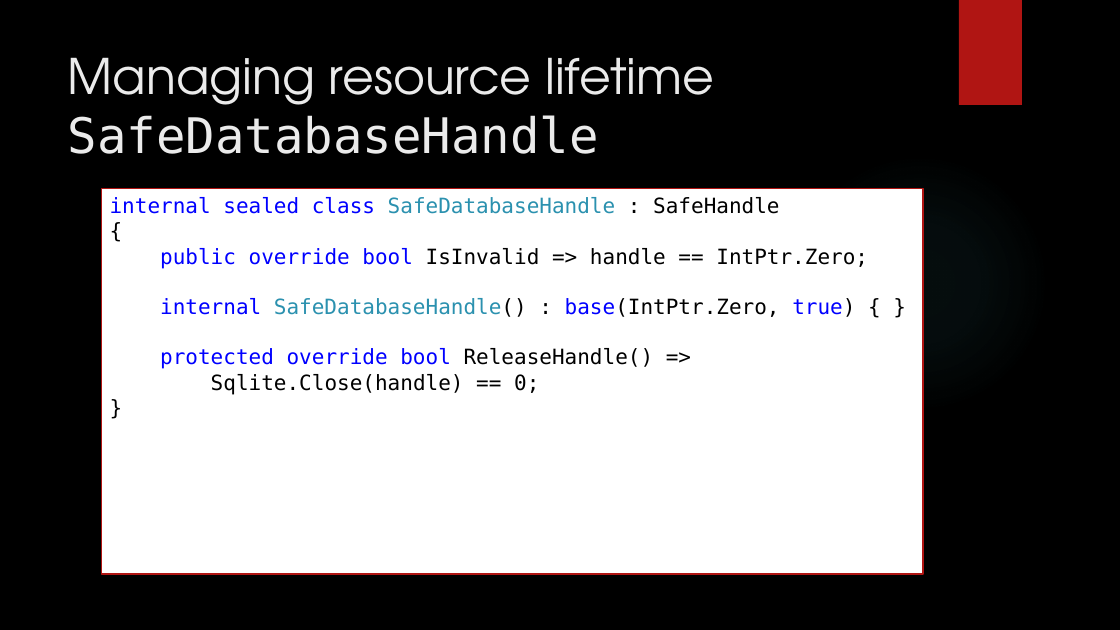
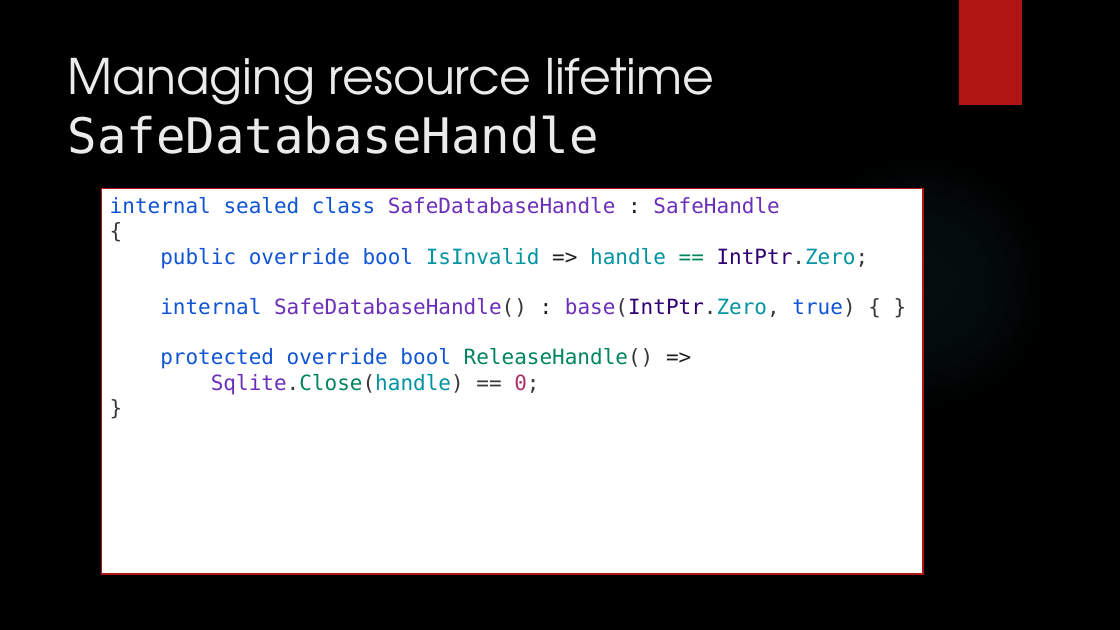
Before and after one commit to dennisdietrich/UnsafeCSharp, a slide deck: slide 30 of doc/Introduction to unsafe C#.pptx (slide 25 before the commit). Drawn at 1120x630 pixels with LibreOffice and Linux fonts; fonts in the diff are those of the drawing; background and template pictures are left out. Boxes give left, top, right and bottom in pixels: in the first picture for what was removed or moved away, otherwise in the second. Text is boxed around its words. In the diff, an @@ line names an element or a change of style, - is before the commit and + after.

```diff
--- a/doc/Introduction to unsafe C#.pptx
+++ b/doc/Introduction to unsafe C#.pptx
@@ text in rectangle at bbox=[110, 197, 869, 395]: text changed; text colour #000000 to #0F54D6 @@
-internal sealed class SafeDatabaseHandle : SafeHandle
-{
-public override bool IsInvalid => handle == IntPtr.Zero;
-internal SafeDatabaseHandle() : base(IntPtr.Zero, true) { }
-protected override bool ReleaseHandle() =>
-Sqlite.Close(handle) == 0;
-}
+internal sealed class SafeDatabaseHandle : SafeHandle
+{
+public override bool IsInvalid => handle == IntPtr.Zero;
+internal SafeDatabaseHandle() : base(IntPtr.Zero, true) { }
+protected override bool ReleaseHandle() =>
+Sqlite.Close(handle) == 0;
+}
```
Also in this commit, not shown: 21 other slides changed, 7 slides added, 6 other files.
